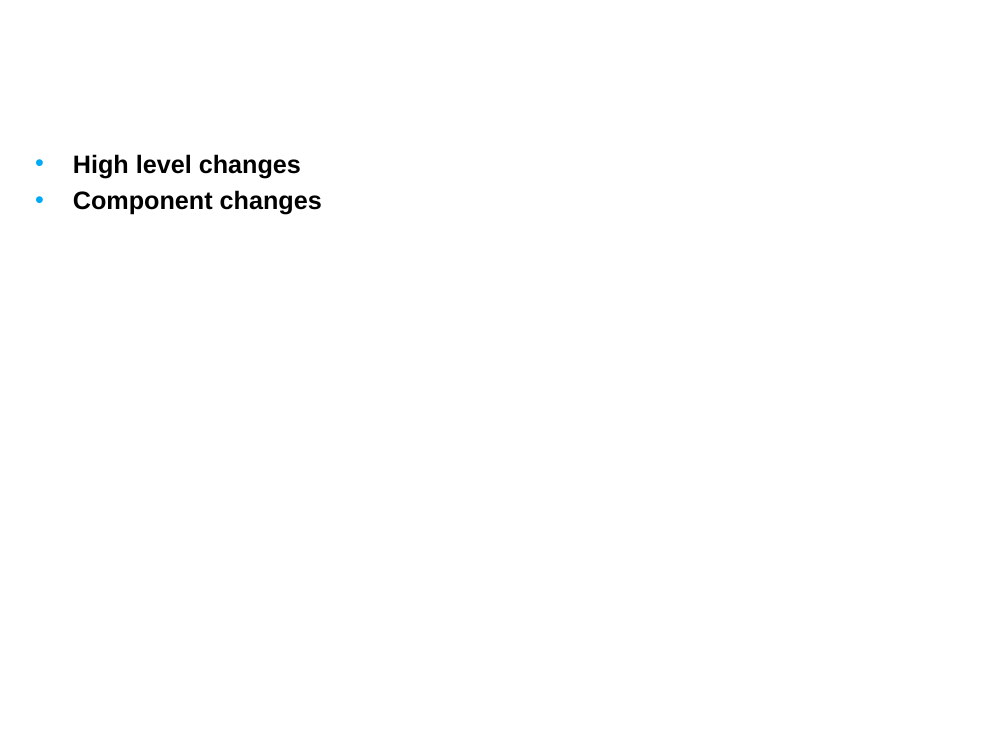
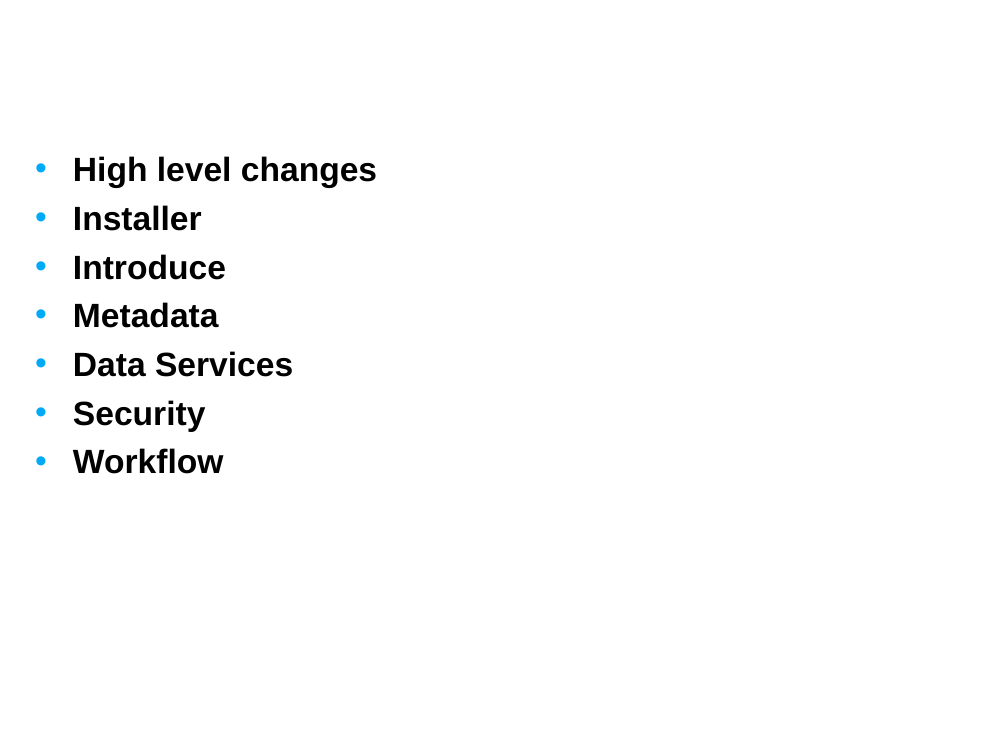
Before and after one commit to NCIP/cagrid-portal, a slide deck: slide 2 of cagrid-1-0/Documentation/presentations/200708_VCDE_ARCH/20070807_Day2_caGrid-1.1_Overview.ppt. Drawn at 1008x756 pixels with LibreOffice and Linux fonts; fonts in the diff are those of the drawing; background and template pictures are left out. Boxes give left, top, right and bottom in pixels: in the first picture for what was removed or moved away, otherwise in the second. Text is boxed around its words. In the diff, an @@ line names an element or a change of style, - is before the commit and + after.

```diff
--- a/cagrid-1-0/Documentation/presentations/200708_VCDE_ARCH/20070807_Day2_caGrid-1.1_Overview.ppt
+++ b/cagrid-1-0/Documentation/presentations/200708_VCDE_ARCH/20070807_Day2_caGrid-1.1_Overview.ppt
@@ text at box(73, 156, 377, 188): size 18 to 24 pt in "High level changes"; more space between paragraphs @@
@@ text at box(73, 205, 293, 474): text changed; size 18 to 24 pt @@
-• Component changes
+• Installer
+• Introduce
+• Metadata
+• Data Services
+• Security
+• Workflow
```
Also in this commit, not shown: 3 other slides changed, 3 slides added, 1 slide removed.
